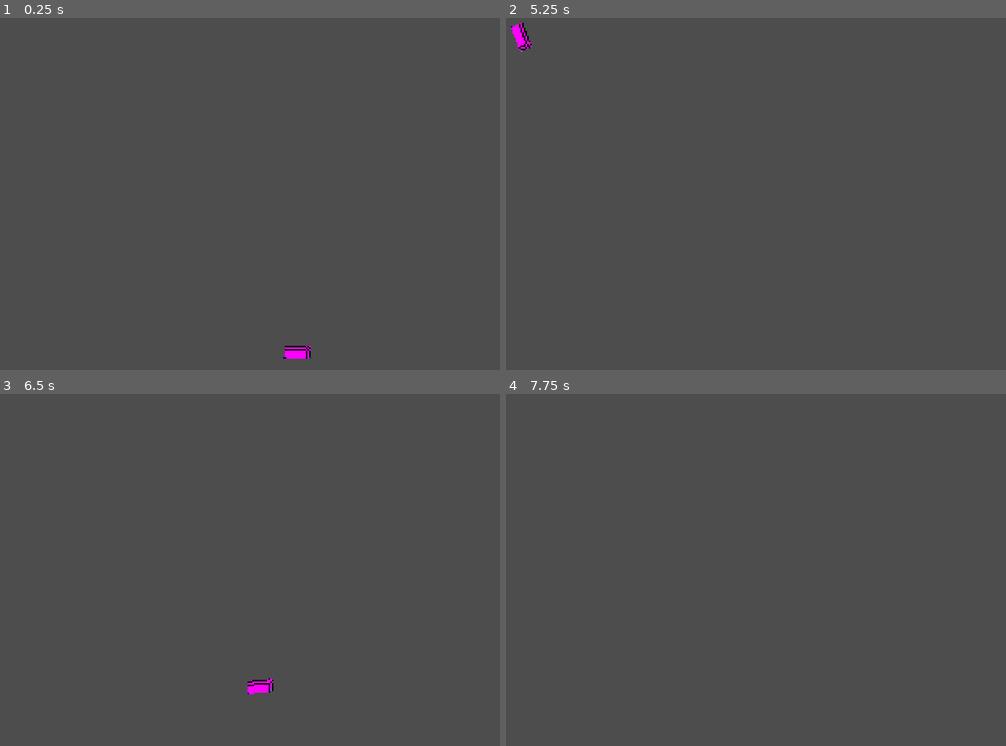
Above: before the commit, frames 1-4 (two rows, left to right).
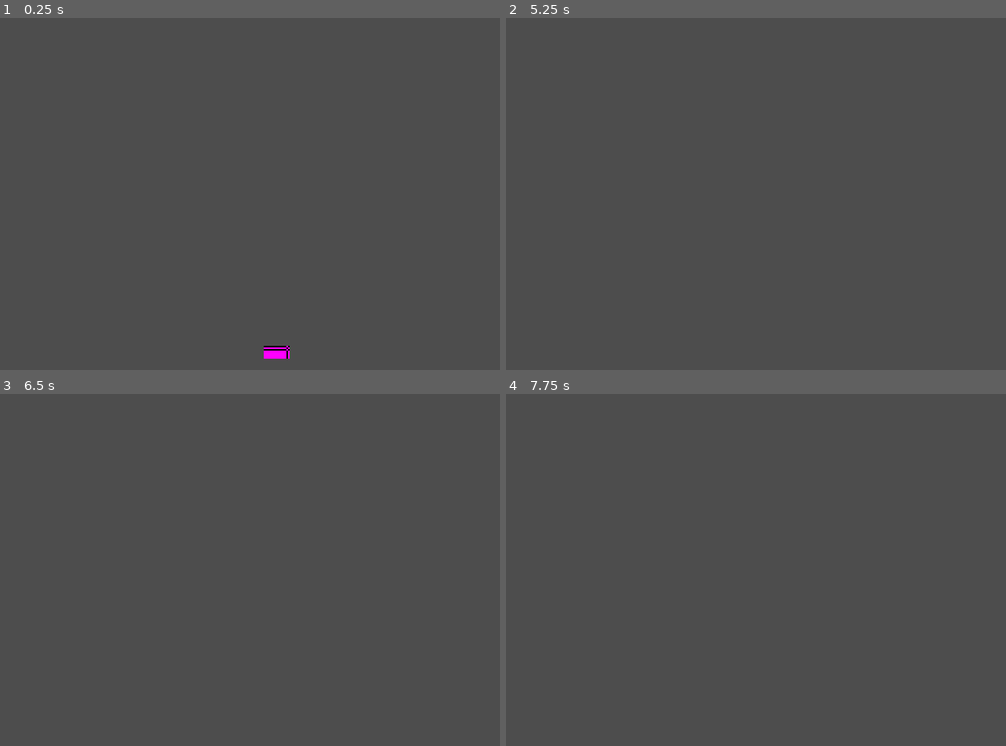
Above: after the commit, the same moments.

Repository: 3xcpy/roguelike-arcade-driving
Game: Godot game, scene res://scenes/stage.tscn
The game is run twice, just before and just after one commit, with the same random seed, the same clock (stepped at 60 frames per second) and the same inputs. The engine's default icon, where the game draws it, is replaced by a stand-in: a white triangle on a blue panel in a dark square.
Inputs:
- Up to frame 1 (0.25 s): no input
- Up to frame 2 (5.25 s): tap Enter at 0.5, 2, 3.5 s; hold Right (steer_right) 0.53-1.28 s; tap Alt every 1.5 s from 0.6 to 5.1 s; tap Space at 1.25, 2.75, 4.25 s; hold Down 1.28-2.03 s; tap Shift at 1.35, 2.85, 4.35 s; hold Right (steer_right) 2.03-2.78 s; hold Up 2.78-3.53 s; hold Left (steer_left) 3.53-5.03 s; hold Down from 5.03 s (still down)
- Up to frame 3 (6.5 s): release Down at 5.78 s; hold Right (steer_right) from 5.78 s (still down); tap Shift at 5.85 s
- Up to frame 4 (7.75 s): release Right (steer_right) at 6.53 s; hold Up 6.53-7.28 s; tap Alt at 6.6 s; hold Right (steer_right) from 7.28 s (still down); tap Shift at 7.35 s

The runs differ from the first frame. In frame 1, 0.3% of the frame differs, in the area x 52-63%, y 93-97%; in frame 2, 0.2%; in frame 3, 0.2%; in frame 4, nothing differs.

Commit message:
remove debug thingies and fix direction issue

Diff:
--- a/scenes/player.tscn
+++ b/scenes/player.tscn
@@ -1,7 +1,6 @@
-[gd_scene load_steps=5 format=3 uid="uid://dhtn00310jucy"]
+[gd_scene load_steps=4 format=3 uid="uid://dhtn00310jucy"]
 
 [ext_resource type="Script" uid="uid://cldbibnmmw5k4" path="res://scripts/player.gd" id="1_3vyb7"]
-[ext_resource type="Texture2D" uid="uid://jxabck5vuije" path="res://icon.svg" id="3_qhqgy"]
 
 [sub_resource type="RectangleShape2D" id="RectangleShape2D_u8vuu"]
 size = Vector2(8, 16)
@@ -11,7 +10,8 @@
 
 [node name="Player" type="CharacterBody2D"]
 script = ExtResource("1_3vyb7")
-accel = 500.0
+speed = 150.0
+steer_strength = 15.0
 
 [node name="CollisionShape2D" type="CollisionShape2D" parent="."]
 rotation = 1.5707964
@@ -20,12 +20,3 @@
 [node name="Sprite2D" type="Sprite2D" parent="."]
 rotation = 1.5707964
 texture = SubResource("PlaceholderTexture2D_3vyb7")
-
-[node name="Sprite2D2" type="Sprite2D" parent="."]
-scale = Vector2(0.01, 0.01)
-texture = ExtResource("3_qhqgy")
-
-[node name="Sprite2D3" type="Sprite2D" parent="."]
-modulate = Color(0, 0, 1, 1)
-scale = Vector2(0.01, 0.01)
-texture = ExtResource("3_qhqgy")
--- a/scripts/player.gd
+++ b/scripts/player.gd
@@ -1,28 +1,20 @@
 extends CharacterBody2D
 
-@export var max_speed: float = 200.0
-@export var accel: float = 100.0
+@export var speed: float = 200.0
 @export var steer_strength: float = 30.0
-@export var grip: float = 1.0
 
 @export var wheel_base: float = 16.0 # distance between the front and back wheel
 
-@onready var s1 = $Sprite2D2
-@onready var s2 = $Sprite2D3
-
-
 func _physics_process(delta: float) -> void:
-	var steer = Input.get_axis("steer_left", "steer_right") * steer_strength
-	velocity = transform.y * max_speed
+	var steer = Input.get_axis("steer_left", "steer_right") * deg_to_rad(steer_strength)
+	print(Input.get_axis("steer_left", "steer_right"))
+	velocity = transform.x * speed
 
 	var front_wheel: Vector2 = position + transform.x * (wheel_base/2.0)
 	var back_wheel: Vector2 = position - transform.x * (wheel_base/2.0)
 
-	front_wheel += velocity.rotated(deg_to_rad(steer)) * delta
+	front_wheel += velocity.rotated(steer) * delta
 	back_wheel += velocity * delta
-
-	s1.global_position = front_wheel
-	s2.global_position = back_wheel
 
 	var new_dir = back_wheel.direction_to(front_wheel)
 
